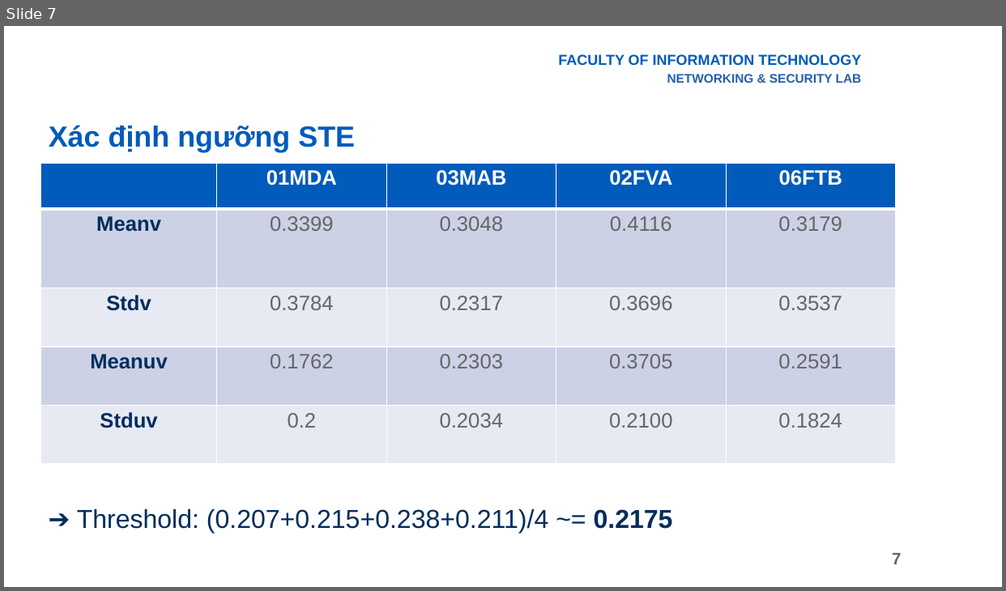
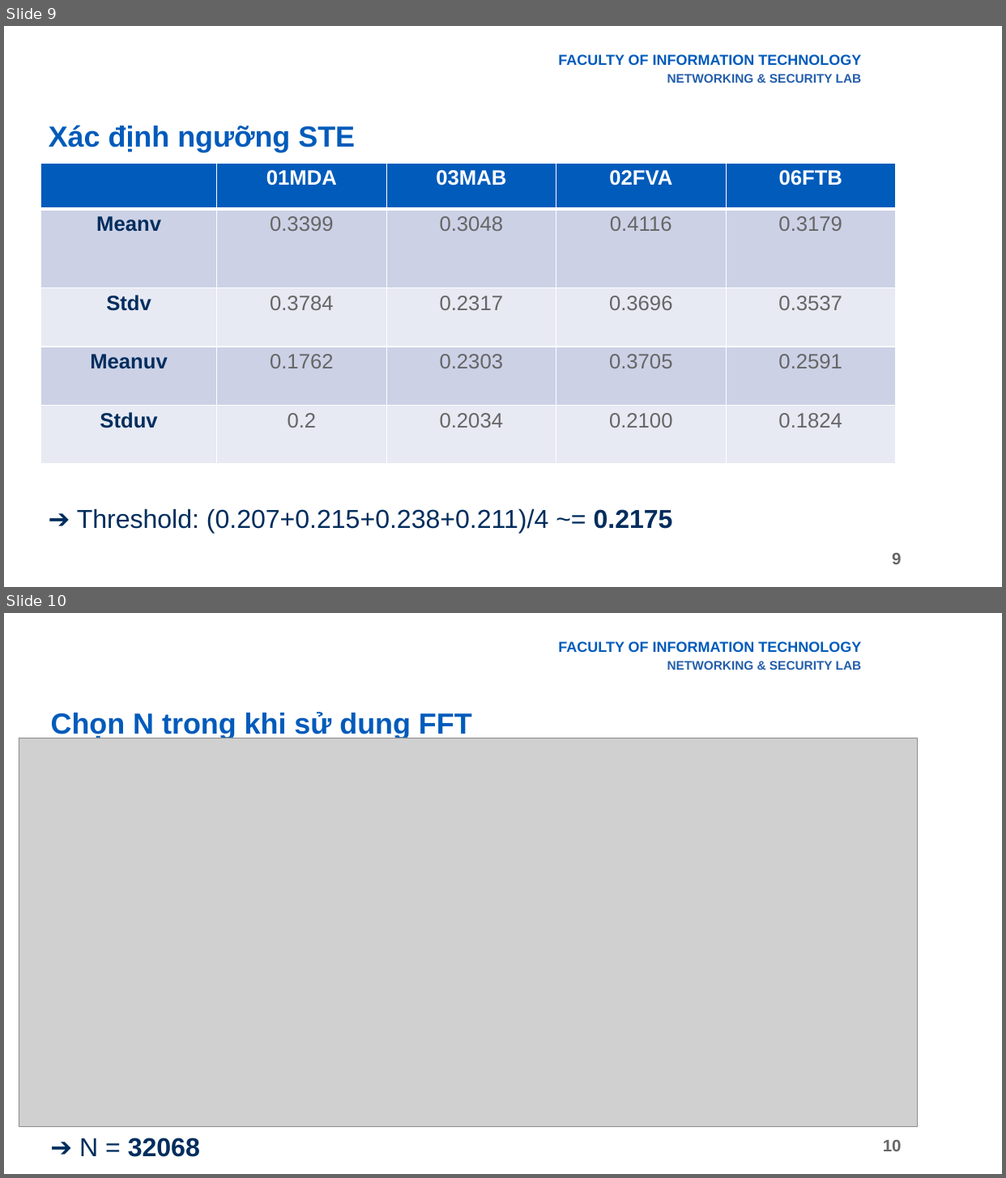
Before and after one commit to giabao2807/digital-signal-processing, a slide deck: endcourse/Final.pptx. Shown one above the other, each under a label of ours: slide 7 before the commit, slides 9 and 10 after it. The pictures are 1006x591 and 1006x1178 pixels, drawn with LibreOffice and Linux fonts; fonts in the diff are those of the drawing; grey boxes stand for pictures; background and template pictures are left out. Boxes give left, top, right and bottom in pixels: in the first picture for what was removed or moved away, otherwise in the second. Text is boxed around its words. In the diff, an @@ line names an element or a change of style, - is before the commit and + after.

```diff
--- a/endcourse/Final.pptx
+++ b/endcourse/Final.pptx
@@ slide 10 added at (x1=4, y1=613, x2=1002, y2=1174), background picture (left out); not listed: 2 template elements that a slide beside it also shows @@
@@ title added at (x1=51, y1=712, x2=472, y2=739), 28 pt, text #005BBB, bold @@
+Chọn N trong khi sử dung FFT
@@ picture added at (x1=19, y1=738, x2=918, y2=1127) @@
@@ text added at (x1=79, y1=1138, x2=200, y2=1157), 25 pt, text #002D5E, bold @@
+➔ N = 32068
@@ what was slide 7 is now slide 9 @@
@@ page number at (x1=892, y1=553, x2=901, y2=565): text changed @@
-7
+9
```
Also in this commit, not shown: 7 slides changed, 1 other slide added, 2 other files.
